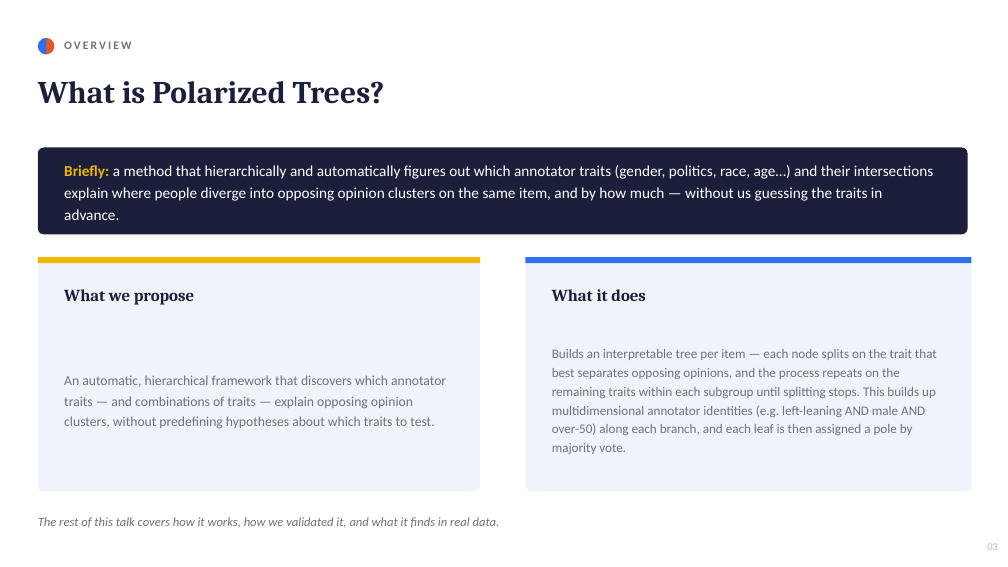
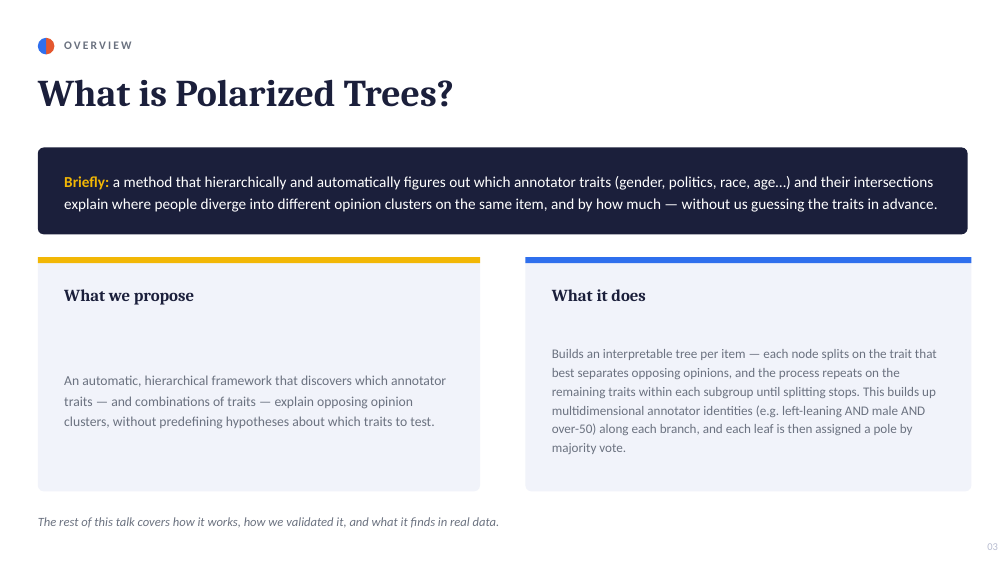
Before and after one commit to Swkratis210204/polartox, a slide deck: slide 3 of polarized_trees/Polarized_Trees_Presentation.pptx. Drawn at 1008x567 pixels with LibreOffice and Linux fonts; fonts in the diff are those of the drawing. Boxes give left, top, right and bottom in pixels: in the first picture for what was removed or moved away, otherwise in the second. Text is boxed around its words. In the diff, an @@ line names an element or a change of style, - is before the commit and + after.

```diff
--- a/polarized_trees/Polarized_Trees_Presentation.pptx
+++ b/polarized_trees/Polarized_Trees_Presentation.pptx
@@ text "What is Polarized Trees?" at [38, 79, 454, 107]: size 30 to 36 pt @@
@@ text at [64, 176, 937, 212]: text changed @@
-Briefly: a method that hierarchically and automatically figures out which annotator traits (gender, politics, race, age…) and their intersections explain where people diverge into opposing opinion clusters on the same item, and by how much — without us guessing the traits in advance.
+Briefly: a method that hierarchically and automatically figures out which annotator traits (gender, politics, race, age…) and their intersections explain where people diverge into different opinion clusters on the same item, and by how much — without us guessing the traits in advance.
```
Also in this commit, not shown: 9 other slides changed, 3 slides added, 2 slides removed, 1 other file.
